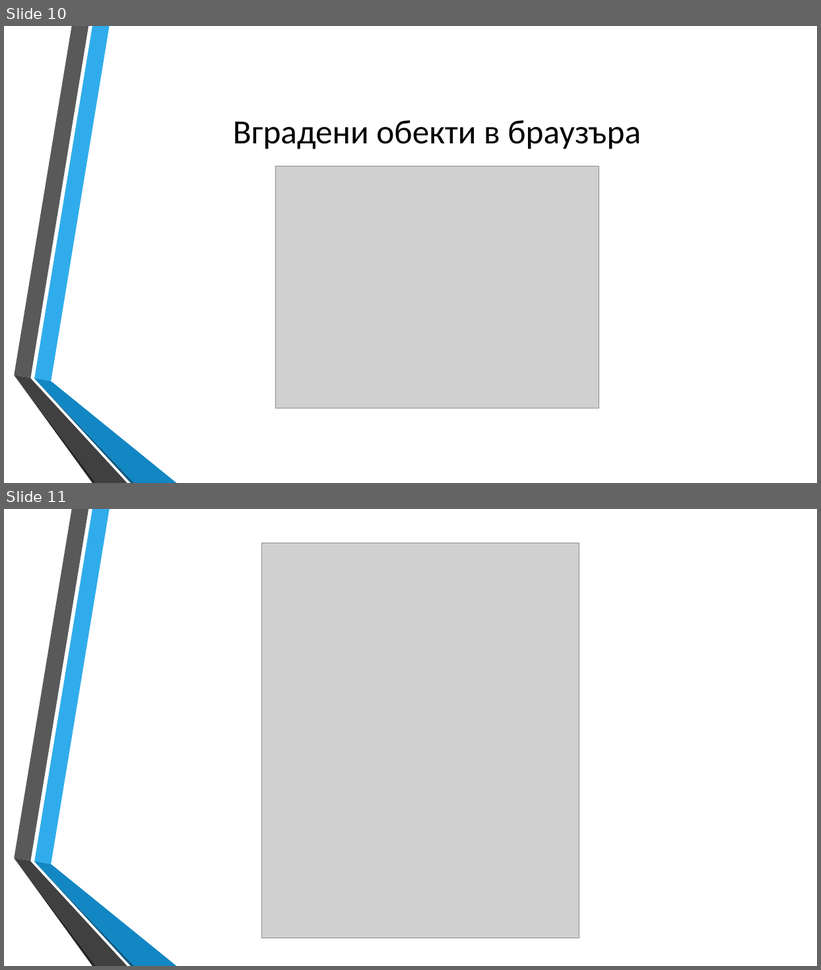
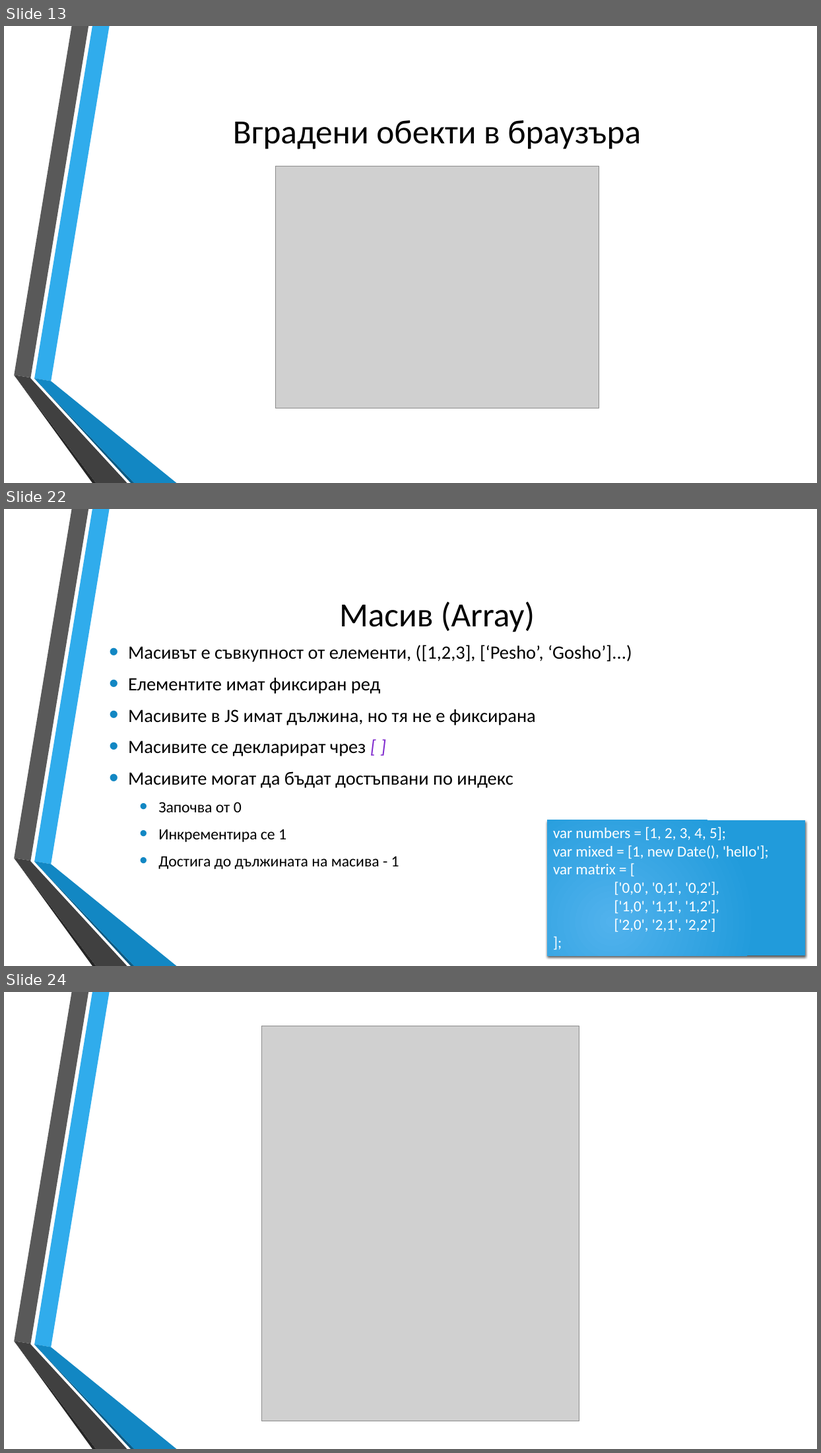
Before and after one commit to dnmitev/IT-Academy, a slide deck: JS Fundamentals/2.JS-Basics/JS-Basics.pptx. Shown one above the other, each under a label of ours: slides 10 and 11 before the commit, slides 13, 22 and 24 after it; the slides between them are not shown. The pictures are 821x970 and 821x1453 pixels, drawn with LibreOffice and Linux fonts; fonts in the diff are those of the drawing; grey boxes stand for pictures; background and template pictures are left out. Boxes give left, top, right and bottom in pixels: in the first picture for what was removed or moved away, otherwise in the second. Text is boxed around its words. In the diff, an @@ line names an element or a change of style, - is before the commit and + after.

```diff
--- a/JS Fundamentals/2.JS-Basics/JS-Basics.pptx
+++ b/JS Fundamentals/2.JS-Basics/JS-Basics.pptx
@@ slide 22 added at <box>4,509,817,966</box>, background picture (left out); not listed: 6 template elements that a slide beside it also shows @@
@@ title added at <box>339,601,535,632</box>, 40 pt, text #000000 @@
+Масив (Array)
@@ text added at <box>128,645,632,869</box>, 22.2 pt, text #000000 @@
+• Масивът e съвкупност от елементи, ([1,2,3], [‘Pesho’, ‘Gosho’]...)
+• Елементите имат фиксиран ред
+• Масивите в JS имат дължина, но тя не е фиксирана
+• Масивите се декларират чрез [ ]
+• Масивите могат да бъдат достъпвани по индекс
+  • Започва от 0
+  • Инкрементира се 1
+  • Достига до дължината на масива - 1
@@ rectangle added at <box>547,821,806,956</box>, fill gradient #51B3ED to #219CDB, 18 pt, text #FFFFFF @@
+var numbers = [1, 2, 3, 4, 5];
+var mixed = [1, new Date(), 'hello'];
+var matrix = [
+['0,0', '0,1', '0,2'],
+['1,0', '1,1', '1,2'],
+['2,0', '2,1', '2,2']
+];
@@ what was slide 10 is now slide 13 @@
@@ what was slide 11 is now slide 24 @@
```
Also in this commit, not shown: 1 slide changed, 12 other slides added, 5 other files.
